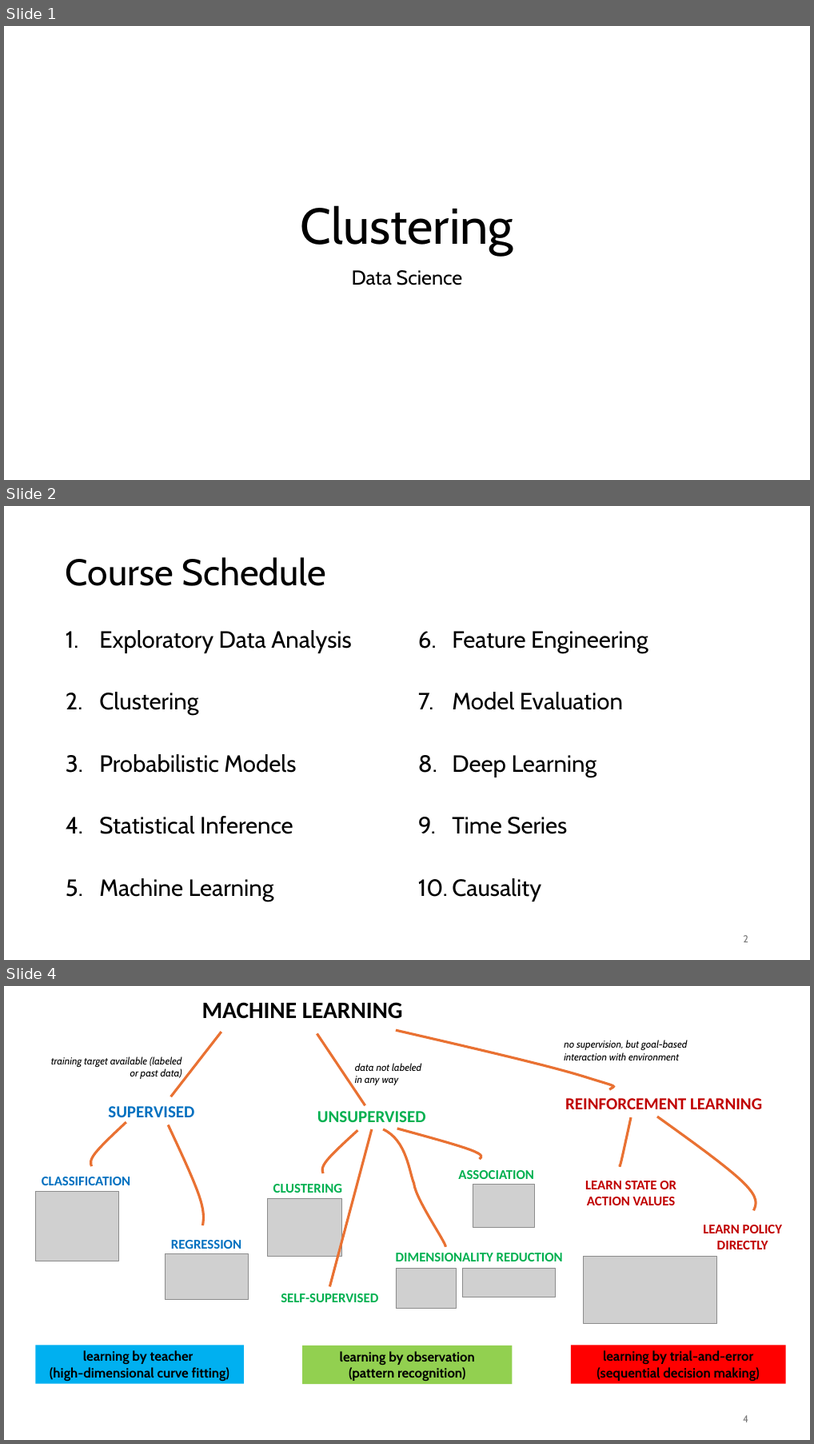
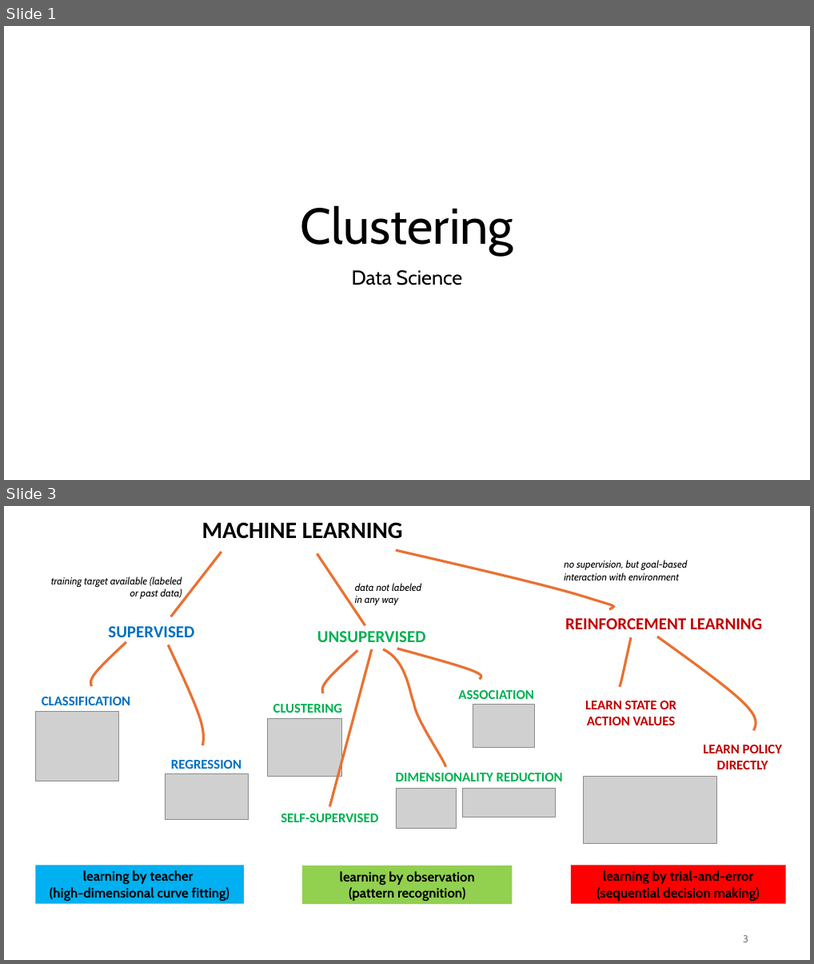
Before and after one commit to FelixWick/data_science, a slide deck: slides/2_clustering.pptx. Shown one above the other, each under a label of ours: slides 1, 2 and 4 before the commit, slides 1 and 3 after it; the slides between them are not shown. The pictures are 814x1444 and 814x964 pixels, drawn with LibreOffice and Linux fonts; fonts in the diff are those of the drawing; grey boxes stand for pictures. Boxes give left, top, right and bottom in pixels: in the first picture for what was removed or moved away, otherwise in the second. Text is boxed around its words. In the diff, an @@ line names an element or a change of style, - is before the commit and + after.

```diff
--- a/slides/2_clustering.pptx
+++ b/slides/2_clustering.pptx
@@ slide 2 removed at (4, 506, 810, 960), background #FFFFFF @@
@@ title removed at (66, 557, 326, 586) @@
-Course Schedule
@@ text removed at (99, 630, 352, 901) @@
-1. Exploratory Data Analysis
-2. Clustering
-3. Probabilistic Models
-4. Statistical Inference
-5. Machine Learning
@@ text removed at (452, 631, 648, 901) @@
-6. Feature Engineering
-7. Model Evaluation
-8. Deep Learning
-9. Time Series
-10. Causality
@@ page number removed at (743, 935, 749, 942) @@
-2
@@ what was slide 4 is now slide 3 @@
@@ page number at (743, 935, 749, 942): text changed @@
-4
+3
```
Also in this commit, not shown: 1 slide changed, 1 other slide removed, 13 other files.
